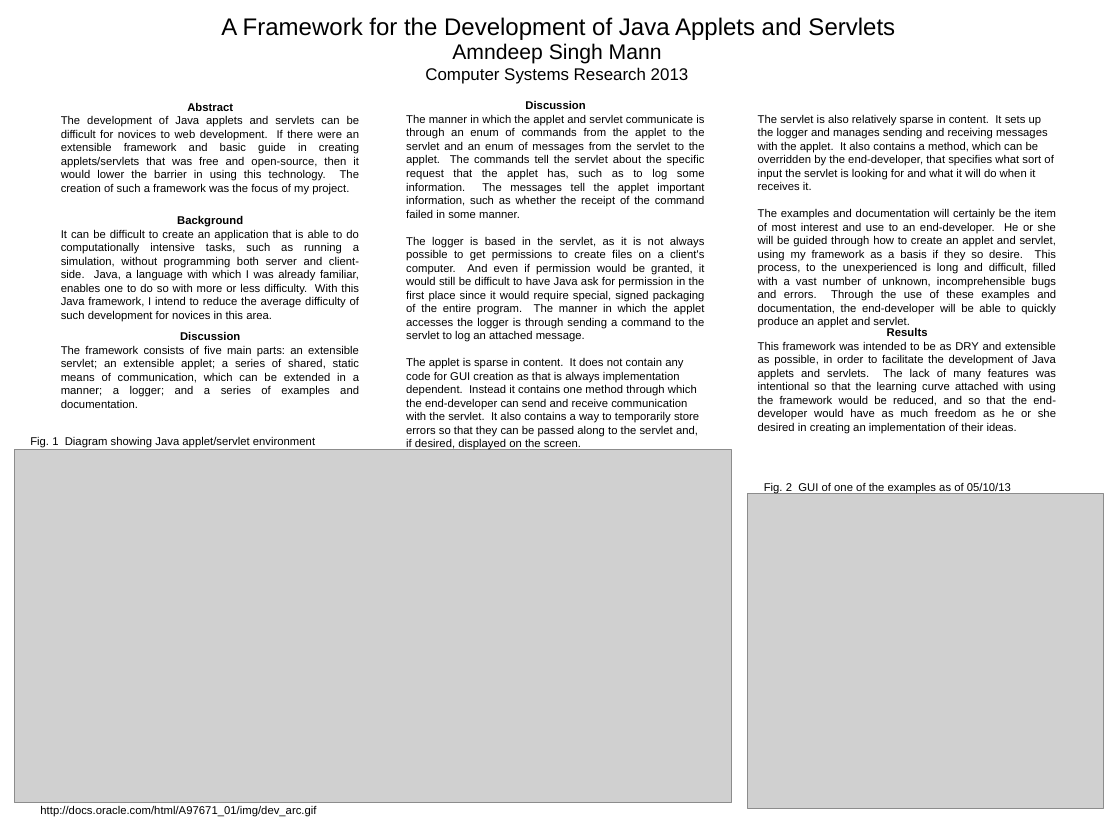
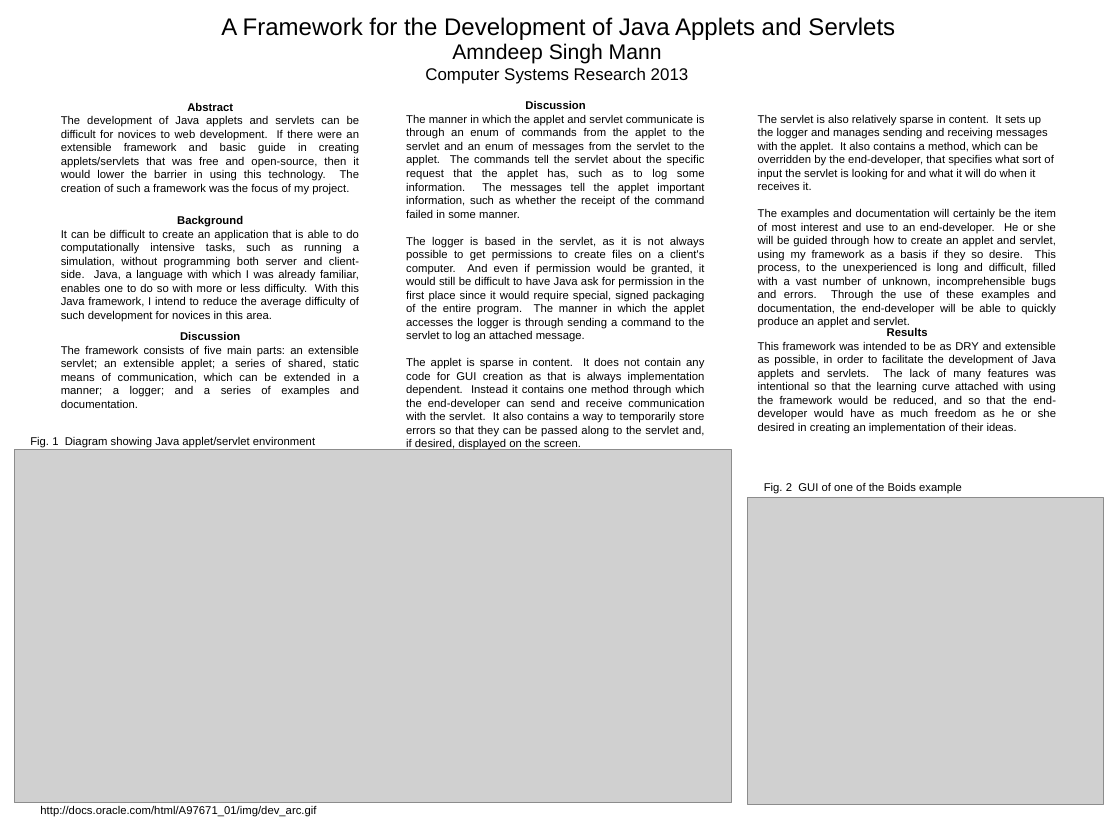
Before and after one commit to Amndeep7/Senior-Research-Project, a slide deck: slide 1 of Presentations/poster.odp. Drawn at 1120x840 pixels with LibreOffice and Linux fonts; fonts in the diff are those of the drawing; grey boxes stand for pictures. Boxes give left, top, right and bottom in pixels: in the first picture for what was removed or moved away, otherwise in the second. Text is boxed around its words. In the diff, an @@ line names an element or a change of style, - is before the commit and + after.

Commit message:
Finished updating poster

```diff
--- a/Presentations/poster.odp
+++ b/Presentations/poster.odp
@@ text at [406, 358, 705, 437]: alignment left to justified @@
@@ picture: place and size @@
-picture at [748, 494, 1104, 809]
+picture at [748, 498, 1104, 805]
@@ text at [764, 483, 962, 494]: text changed @@
-Fig. 2 GUI of one of the examples as of 05/10/13
+Fig. 2 GUI of one of the Boids example
```
